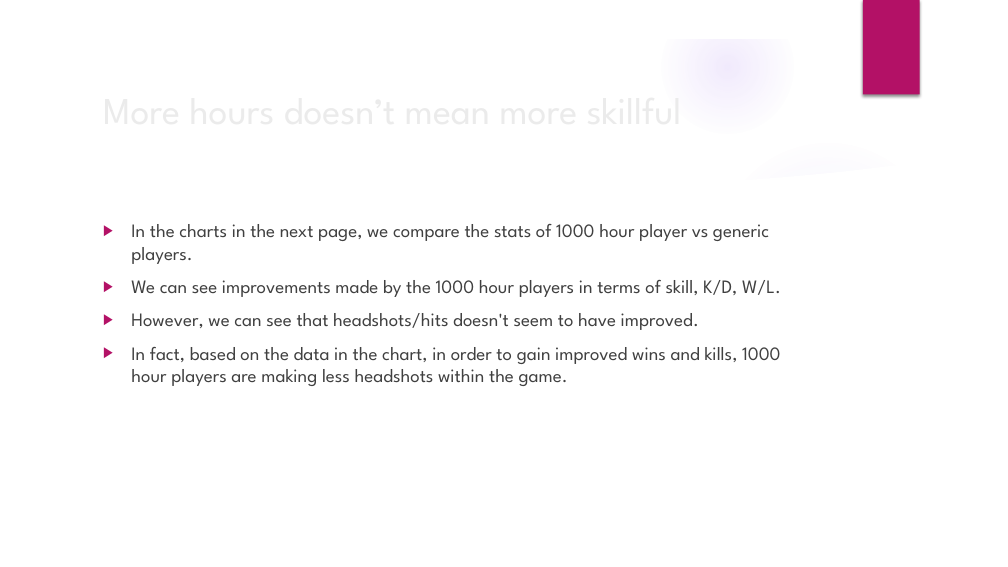
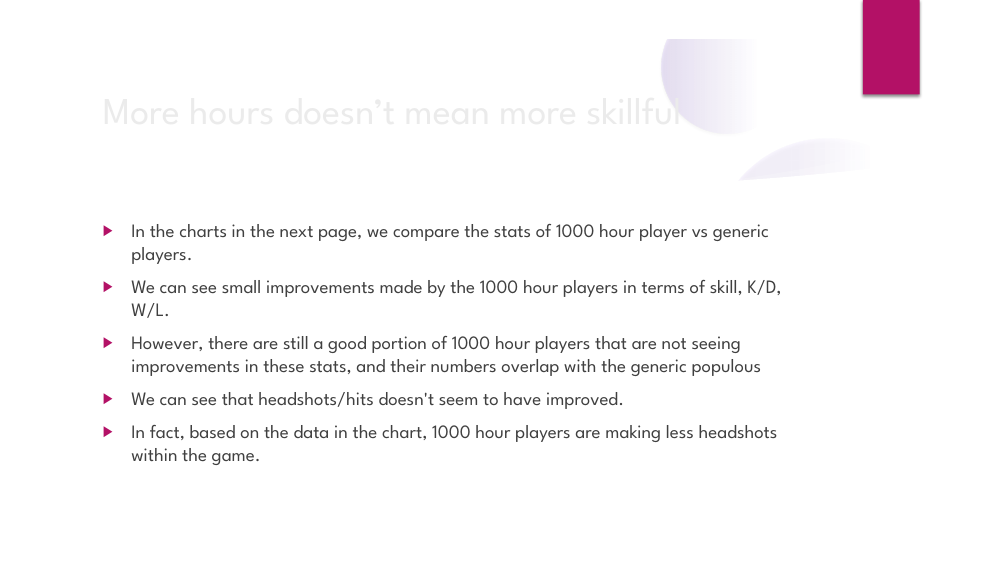
Before and after one commit to arclightspanner/Data_Science_Bootcamp_2019, a slide deck: slide 7 of Data Story Telling.pptx. Drawn at 1008x567 pixels with LibreOffice and Linux fonts; fonts in the diff are those of the drawing; background and template pictures are left out. Boxes give left, top, right and bottom in pixels: in the first picture for what was removed or moved away, otherwise in the second. Text is boxed around its words. In the diff, an @@ line names an element or a change of style, - is before the commit and + after.

```diff
--- a/Data Story Telling.pptx
+++ b/Data Story Telling.pptx
@@ shadow on in 4 elements at (0, 221, 346, 567), (0, 240, 195, 435), (712, 138, 944, 371), (662, 1, 794, 133) @@
@@ freeform shape at (38, 154, 970, 529): outline redrawn @@
@@ text at (131, 224, 769, 264): indent changed @@
@@ text at (131, 280, 781, 465): text changed @@
-▶ We can see improvements made by the 1000 hour players in terms of skill, K/D, W/L.
-▶ However, we can see that headshots/hits doesn't seem to have improved.
-▶ In fact, based on the data in the chart, in order to gain improved wins and kills, 1000 hour players are making less headshots within the game.
+▶ We can see small improvements made by the 1000 hour players in terms of skill, K/D, W/L.
+▶ However, there are still a good portion of 1000 hour players that are not seeing improvements in these stats, and their numbers overlap with the generic populous
+▶ We can see that headshots/hits doesn't seem to have improved.
+▶ In fact, based on the data in the chart, 1000 hour players are making less headshots within the game.
```
Also in this commit, not shown: 18 other slides changed.
